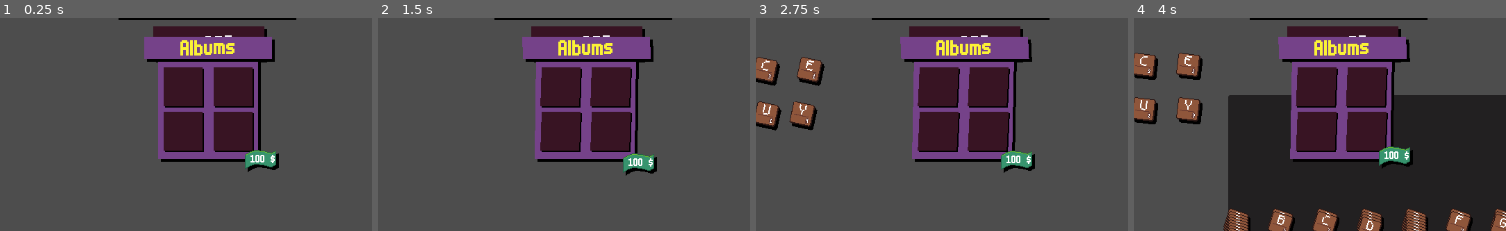
Above: before the commit, frames 1-4 (left to right).
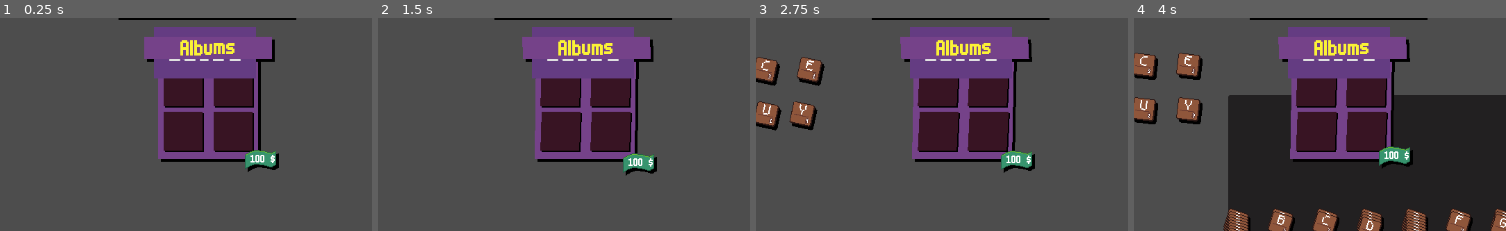
Above: after the commit, the same moments.

Repository: LiranDat/Spitandspell
Game: Godot game, scene res://scoring_test.tscn
Same seed, same stepped clock (60 frames per second), same inputs: the game is played once before the commit and once after it. This scene is started directly instead of the project's main scene.
Inputs (mouse positions are % of the whole screen's width and height, from its top left):
- Up to frame 1 (0.25 s): no input
- Up to frame 2 (1.5 s): click (46, 34) at 0.52 s; type "Alex" at 0.6 s; click "score" at 1.25 s
- Up to frame 3 (2.75 s): click "score" at 2 s
- Up to frame 4 (4 s): click "score" at 2.75 s; move the mouse to (6, 71) at 3.52 s; click (6, 71) at 3.67 s
The pictures show only the part of the screen within x 50-100%, y 49-99%; the shares and areas given below are measured in that part.

The runs differ from the first frame. In frame 1, 3.3% of the frame differs, in the area x 41-72%, y 3-29%; in frame 2, 3.3%; in frame 3, 3.2%; in frame 4, 3.2%.

Commit message:
shop loop und nur noch eine runde pro shop

Diff:
--- a/scenes/lyrics/lyrics.gd
+++ b/scenes/lyrics/lyrics.gd
@@ -15,8 +15,8 @@
 var target_score = 0
 
 # Arrangement
-var words_per_round = 4
-var rounds_per_shop = 3
+var words_per_round = 8
+var rounds_per_shop = 1
 var word_count = 0
 var round_count = 0
 
--- a/scenes/main/main.gd
+++ b/scenes/main/main.gd
@@ -28,5 +28,8 @@
 	add_child(shop.instantiate())
 	$music.volume_db = -7
 
+func close_shop():
+	start_lyrics()
+
 func _process(delta: float) -> void:
 	pass
--- a/shop.gd
+++ b/shop.gd
@@ -20,12 +20,14 @@
 		letter.position.y = sin(time+float(index)*PI/13.0)*6.0
 		letter.rotation = sin(time+float(index)*PI/1.7)/10.0/PI
 	time += delta
-	pass
+
+	if $close_button.button_pressed:
+		get_parent().close_shop()
+		queue_free()
 
 
 func _on_close_shop(viewport: Node, event: InputEvent, shape_idx: int) -> void:
 	if event is InputEventMouseButton:
 		if event.button_index == MOUSE_BUTTON_LEFT and event.pressed:
-			emit_signal("shop_closed")
+			get_parent().close_shop()
 			self.queue_free()
-	pass # Replace with function body.
--- a/shop.tscn
+++ b/shop.tscn
@@ -1,10 +1,13 @@
-[gd_scene load_steps=4 format=3 uid="uid://drpkjcye8s7dv"]
+[gd_scene load_steps=5 format=3 uid="uid://drpkjcye8s7dv"]
 
 [ext_resource type="Script" uid="uid://bv1k157tfkmi0" path="res://shop.gd" id="1_e7rdd"]
 [ext_resource type="FontFile" uid="uid://6ybbtdjigu8h" path="res://fonts/m6x11.ttf" id="1_viryw"]
 
 [sub_resource type="RectangleShape2D" id="RectangleShape2D_e7rdd"]
 size = Vector2(160, 48)
+
+[sub_resource type="StyleBoxFlat" id="StyleBoxFlat_e7rdd"]
+bg_color = Color(0.390896, 0.235825, 0.509861, 1)
 
 [node name="Shop" type="Node2D"]
 position = Vector2(177, 175)
@@ -138,6 +141,7 @@
 [node name="Albums" type="Node2D" parent="."]
 
 [node name="CloseButton" type="Node2D" parent="."]
+visible = false
 
 [node name="RichTextLabel" type="RichTextLabel" parent="CloseButton"]
 offset_left = -73.0
@@ -172,4 +176,14 @@
 position = Vector2(7, 169)
 shape = SubResource("RectangleShape2D_e7rdd")
 
+[node name="close_button" type="Button" parent="."]
+offset_left = -72.0
+offset_top = 146.0
+offset_right = 75.0
+offset_bottom = 220.0
+theme_override_fonts/font = ExtResource("1_viryw")
+theme_override_font_sizes/font_size = 50
+theme_override_styles/normal = SubResource("StyleBoxFlat_e7rdd")
+text = "CLOSE"
+
 [connection signal="input_event" from="CloseButton/Area2D" to="." method="_on_close_shop"]
